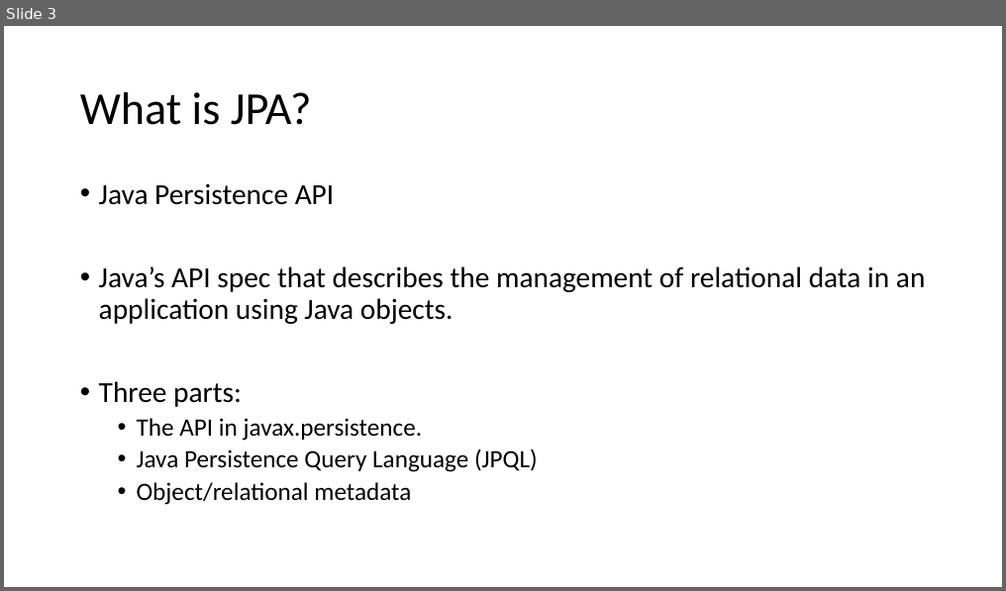
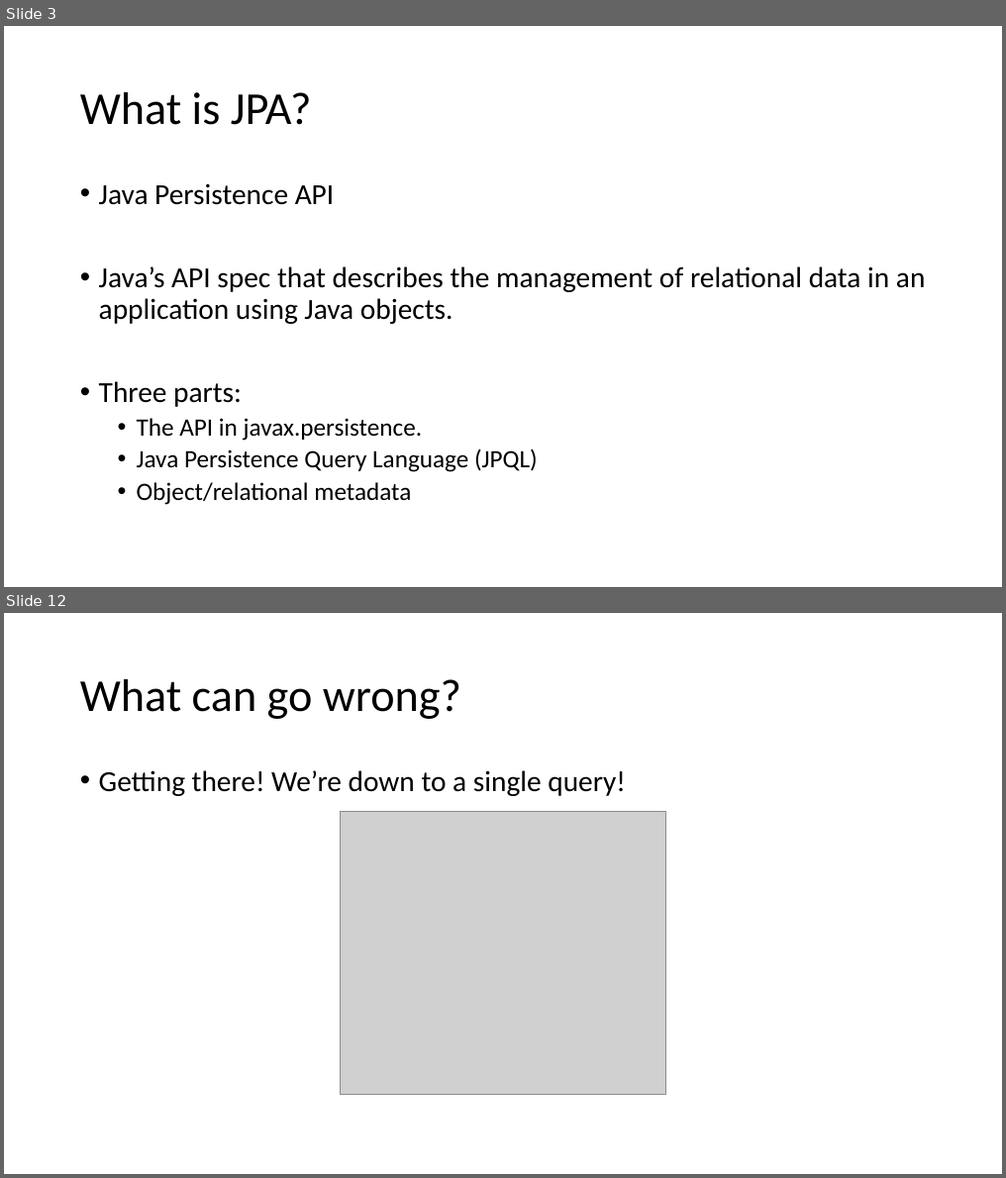
Before and after one commit to sfaria/jpa-demo, a slide deck: JPA-JPQL Query Performance.pptx. Shown one above the other, each under a label of ours: slide 3 before the commit, slides 3 and 12 after it; the slides between them are not shown. The pictures are 1006x591 and 1006x1178 pixels, drawn with LibreOffice and Linux fonts; fonts in the diff are those of the drawing; grey boxes stand for pictures. Boxes give left, top, right and bottom in pixels: in the first picture for what was removed or moved away, otherwise in the second. Text is boxed around its words. In the diff, an @@ line names an element or a change of style, - is before the commit and + after.

```diff
--- a/JPA-JPQL Query Performance.pptx
+++ b/JPA-JPQL Query Performance.pptx
@@ slide 12 added at <box>4,613,1002,1174</box>, background #FFFFFF @@
@@ title added at <box>80,679,461,719</box>, 44 pt, text #000000 @@
+What can go wrong?
@@ text added at <box>99,770,626,796</box>, 28 pt, text #000000 @@
+• Getting there! We’re down to a single query!
@@ picture added at <box>341,812,666,1095</box> @@
```
Also in this commit, not shown: 3 slides changed, 11 other slides added, 3 slides removed.
